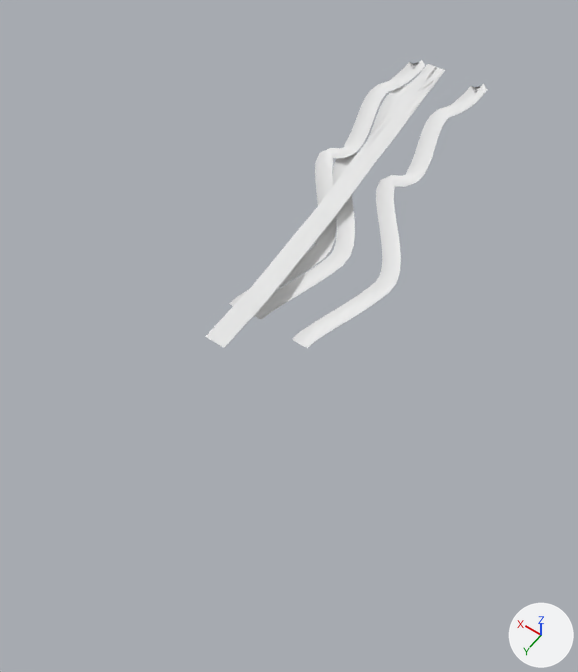
One commit to the Blender file assets/track.blend: the scene before it, then after it.
Before and after are seen from a 50 mm camera at (-10476.0, 23769.0, 16850.0) aimed at (-1218.0, 10807.0, -3518.0). Lighting does not change. The marker at lower right points along +X, +Y and +Z. Materials are left out; every surface is plain grey.

Names of what the first picture shows: 'BezierCurve', 'BezierCurve.004', 'BezierCurve.005', 'Grid.001'.
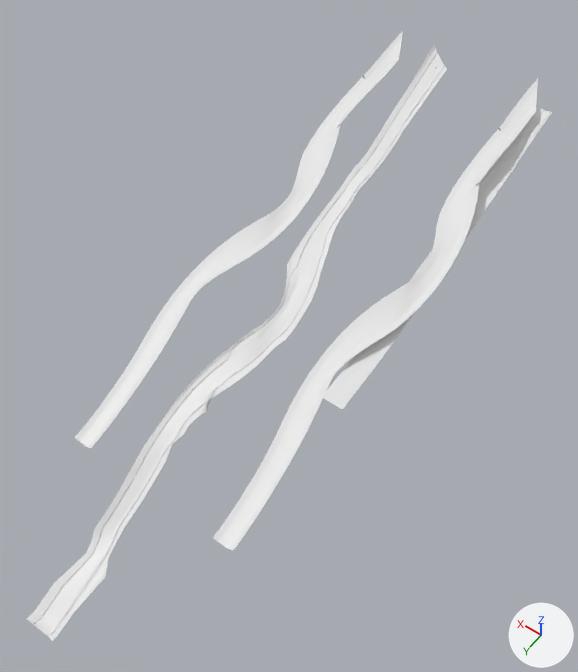
Location of each change, [x1, y1, x2, y2] in pixels of the pictures (578 x 672 px; the box of a moved part takes in the faces that stretch with it):
'BezierCurve', reshaped, moved, rescaled (66% wider, 78% taller)
    before: [292, 84, 487, 348]
    after: [213, 79, 538, 551]
'BezierCurve.006', added
    after: [26, 43, 447, 641]
'BezierCurve.005', reshaped, moved, rescaled (68% wider, 69% taller)
    before: [229, 60, 425, 306]
    after: [74, 31, 403, 448]
'Grid.001', moved
    before: [205, 64, 445, 347]
    after: [322, 107, 552, 409]
'BezierCurve.004', reshaped, moved, turned, rescaled
    before: [253, 65, 433, 319]
    after: [50, 65, 445, 635]
'BezierCurve.007', added
    after: [33, 53, 437, 624]
part 1 of me_mesh_004, moved or reshaped
    before: [253, 65, 433, 319]
    after: [50, 65, 445, 635]

Edits to the bpy script that builds the scene:
```text
Change me_mesh_004:
    used by ob_beziercurve_004; location = (0.0, 0.0, 0.0); scale = (100.0, 100.0, 100.0)
    remove me_mesh_004.from_pydata(...)  # 192 vertices, 141 faces; spans x -15.5..11.0, y -0.5..111.1, z -30.3..0.3
    add me_mesh_004.from_pydata(...)  # 126 vertices, 62 faces; spans x -26.2..5.9, y -39.4..185.9, z -43.0..3.0
    me_mesh_004 part 1: 192 vertices removed from x -15.5..11.0, y -0.5..111.1, z -30.3..0.3; 126 vertices added at x -26.2..5.9, y -39.4..185.9, z -43.0..3.0
    me_mesh_004 part 2: the surface is now shaded flat
Change cu_plane_001:
    remove _sp.points.foreach_set('co', [-0.168, -0.0701, 0.0, 0.0, -0.1, -0.1, 0.0, 0.0, 0.1, -0.1, 0.0, 0.0, 0.168, -0.0701, 0.0, 0.0])
    _sp: cu_plane_001.splines.new('POLY'); _sp.points.add(3) -> cu_plane_001.splines.new('POLY'); _sp.points.add(12)
    add _sp.points.foreach_set('co', [-0.197, -0.0732, 0.0258, 0.0, -0.173, -0.0799, 0.0194, 0.0, -0.149, -0.0866, 0.0129, 0.0, -0.124, -0.0933, 0.00646, 0.0, -0.1, -0.1, 0.0, 0.0, -0.05, -0.1, 0.0, 0.0, 0.0, -0.1, 0.0, 0.0, 0.05, -0.1, 0.0, 0.0, 0.1, -0.1, 0.0, 0.0, 0.128, -0.0826, 0.0194, 0.0, 0.155, -0.0651, 0.0388, 0.0, 0.183, -0.0477, 0.0582, 0.0, 0.21, -0.0303, 0.0775, 0.0])
Change cu_beziercurve:
    remove _sp.bezier_points.foreach_set('co', [-0.757, 111.1, -29.81, -12.5, 82.26, -22.03, 5.118, 45.56, -12.94, 4.755, 13.62, -3.808, 0.193, -0.0322, 0.323])
    remove _sp.bezier_points.foreach_set('handle_left', [-0.771, 124.8, -30.2, -9.433, 93.79, -24.59, 17.64, 44.98, -17.3, 12.24, 17.14, -7.833, -0.0574, -0.0322, 0.323])
    remove _sp.bezier_points.foreach_set('handle_right', [-0.75, 104.7, -29.62, -15.56, 70.74, -19.48, -7.404, 46.13, -8.58, -0.289, 11.25, -1.095, 1.193, -0.0322, 0.323])
    remove for _p, _l, _r in zip(_sp.bezier_points, ['ALIGNED', 'ALIGNED', 'ALIGNED', 'ALIGNED', 'ALIGNED'], ['ALIGNED', 'ALIGNED', 'ALIGNED', 'ALIGNED', 'ALIGNED']): _p.handle_left_type = _l; _p.handle_right_type = _r
    _sp: cu_beziercurve.splines.new('BEZIER'); _sp.bezier_points.add(4) -> cu_beziercurve.splines.new('BEZIER'); _sp.bezier_points.add(5)
    add _sp.bezier_points.foreach_set('co', [-0.757, 173.1, -41.36, 12.31, 129.6, -31.37, -12.5, 82.26, -22.03, 3.202, 45.78, -12.2, 2.732, 13.23, -3.808, 0.193, -5.997, 0.323])
    add _sp.bezier_points.foreach_set('handle_left', [-0.771, 186.8, -41.75, -2.312, 148.4, -35.18, -7.822, 92.07, -22.37, -22.72, 61.31, -14.99, 2.395, 17.64, -3.765, 4.707, 0.601, -2.287])
    add _sp.bezier_points.foreach_set('handle_right', [-0.754, 169.9, -41.26, 32.43, 103.8, -26.13, -19.12, 68.39, -21.56, 14.21, 39.18, -11.01, 3.352, 5.117, -3.888, -2.196, -9.488, 1.704])
    add for _p, _l, _r in zip(_sp.bezier_points, ['ALIGNED', 'ALIGNED', 'ALIGNED', 'ALIGNED', 'ALIGNED', 'ALIGNED'], ['ALIGNED', 'ALIGNED', 'ALIGNED', 'ALIGNED', 'ALIGNED', 'ALIGNED']): _p.handle_left_type = _l; _p.handle_right_type = _r
    remove cu_beziercurve.twist_mode = 'Z_UP'
Change ob_beziercurve_005:
    ob_beziercurve_005: bpy.data.objects.new('BezierCurve.005', me_mesh_005) -> bpy.data.objects.new('BezierCurve.005', cu_beziercurve)
    ob_beziercurve_005.location: (734.0, 0.0, 0.0) -> (1827.0, 0.0, 0.0)
    ob_beziercurve_005.scale: (100.0, 100.0, 100.0) -> (29.1, 100.0, 100.0)
Change ob_beziercurve_004:
    ob_beziercurve_004.location: (0.0, 0.0, 0.0) -> (-286.0, 3651.0, -556.0)
    ob_beziercurve_004.rotation_euler: (0.0, 0.0, 0.0) -> (-0.0881, 0.0, 0.0)  # degrees (0, 0, 0) -> degrees (-5, 0, 0)
    ob_beziercurve_004.scale: (100.0, 100.0, 100.0) -> (29.1, 100.0, 100.0)
Change ob_plane_001:
    ob_plane_001.location: (0.0, 0.0, 0.0) -> (-1522.0, 0.0, 0.0)
    ob_plane_001.scale: (18.0, 18.0, 18.0) -> (61.1, 18.0, 18.0)
Change ob_beziercurve:
    ob_beziercurve.location: (-1776.0, 0.0, 0.0) -> (-3692.0, 130.0, 189.0)
    ob_beziercurve.scale: (100.0, 100.0, 100.0) -> (29.1, 100.0, 100.0)
Change ob_grid_001:
    ob_grid_001.location: (-4.0, -1.0, 0.0) -> (-4002.0, -446.0, -377.0)
Add ob_beziercurve_006:
    ob_beziercurve_006 = bpy.data.objects.new('BezierCurve.006', me_mesh_006)  # 790 vertices, 719 faces; spans x -34.0..30.0, y -45.0..186.0, z -43.0..6.0
    ob_beziercurve_006.location = (-286.0, 3651.0, -556.0)
    ob_beziercurve_006.rotation_euler = (-0.0881, 0.0, 0.0)  # degrees (-5, 0, 0)
    ob_beziercurve_006.scale = (29.1, 100.0, 100.0)
Add ob_beziercurve_007:
    ob_beziercurve_007 = bpy.data.objects.new('BezierCurve.007', me_mesh_007)  # 134 vertices, 66 faces; spans x -6.0..24.0, y -44.0..186.0, z -43.0..4.0
    ob_beziercurve_007.location = (-286.0, 3651.0, -556.0)
    ob_beziercurve_007.rotation_euler = (-0.0881, 0.0, 0.0)  # degrees (-5, 0, 0)
    ob_beziercurve_007.scale = (29.1, 100.0, 100.0)
```
